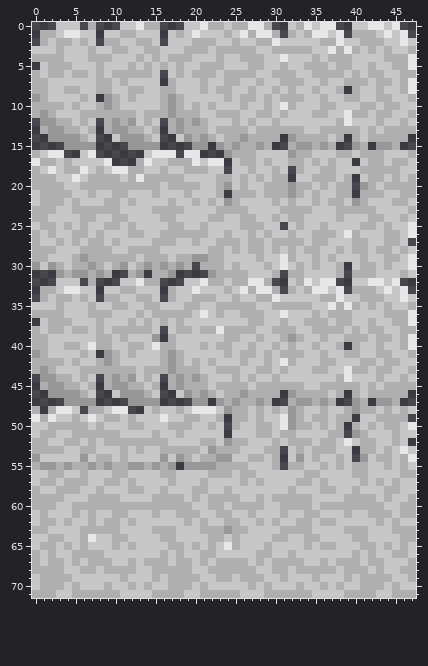
Sprite sheet: Graphics/Atlases/Gameplay/objects/StrawberryJam2021/loopBlock/tiles.png. That is the earlier state.
The file is 48x72 pixels.
The result:
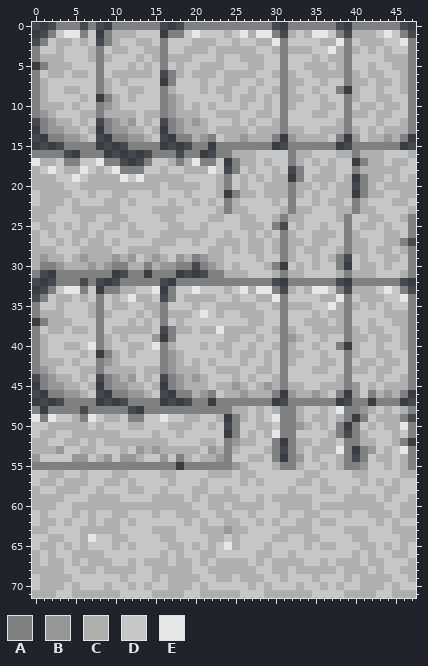
Palette (. is transparent): A #808080  B #979797  C #afafaf  D #c7c7c7  E #e7e7e7
Changes in this commit:
Changed rows in their new state; - is an unchanged pixel.
first column x 0:
 0 ---AAA-A--AAAAAA---AAAAAAAAAAA--AAAAAA--AAAAAA--
 1 -.A---A--AC------AA-----------A-------A-------A-
 2 -A-------A------A--------------A-------A-------A
 3 A-------A-------A--------------A-------A-------A
 4 A-------A-------A--------------A-------A-------A
 5 -A------A-------A--------------A-------A-------A
 6 A-------A--------A-------------A-------A-------A
 7 A-------A--------A-------------A-------A-------A
 8 A-------A-------A--------------A------A--------A
 9 A--------A------A--------------A-------A-------A
10 A-------A-------A--------------A-------A-------A
11 A-------A-------A--------------A-------A-------A
12 -A-------A-------A-------------A-------A-------A
13 -A-------A-------A-------------A-------A-------A
14 --AA------AA------AA--A-------A-------A-B---B-A-
15 ----AAAA----AAAA----AA-AAAAAAA--AAAAAA--AAAAAA--
16 AAAA--AAA-----.AAA-AA--AA-------A-------A-------
17 ----AA--EAA--.A---A--AAD-A------A--------A------
18 -----------AAA--------E--A-------A------A-------
19 -----------ED-----------A--------A-------A------
20 ------------------------A-------A--------A------
21 -------------------------A------A--------A------
22 ------------------------A-------A-------A-------
23 ------------------------A-------A-------A-------
24 -------------------------------A-------A-------A
25 ------------------------------A--------A-------A
26 -------------------------------A-------A-------A
27 -------------------------------A-------A------A-
28 -------------------------------A-------A-------A
29 -BCC------B-B--B--B-A----------A------A.-------A
30 CAABC----BAAC-A--BAA-AB-------A.------A--------A
31 A--AAAAAAA--AA-AAA----AA-------A-------A-------A
32 ---AAA-A---AAAAA--AAAAAAAAAAAA--AAAAAA--AAAAAA--
33 -.A---A--AA----E-A------------A-------A-------A-
34 -A------AD--E----A-C-----------A-------A-------A
35 A-------A-------A--D-----------A-------A-------A
36 A-------A-------A--------------A-------A-------A
37 -A------A-------A--------------A-------A-------A
38 A-------A--------A-------------A-------A-------A
39 A-------A--------A-------------A-------A-------A
40 A-------A-------A--------------A------A--------A
41 A--------A------A--------------A-------A-------A
42 A-------A-------A--------------A-------A-------A
43 A-------A-------A--------------A-------A-------A
44 -A-------A-------A-------------A-------A-------A
45 -A-------A-------A-------B---B-A-------AB------A
46 --AA------AA------AA--A-------A----B--A-B-A-B-A-
47 ----AAAA----AAAA----AA-AAAAAAA--AAAAAA--AA-AAA--
48 A-AAAA-AAAAA--AAAAAAAAAAA------AA-----EAAB-----A
49 -A----A-----AA-----------A----EAA------A-A----A-
50 -------------------------A-----AAB----A-A-----EA
51 -------------------------A-CD-EAA-----A-A------A
52 ------------------------AB-C--A.A------AA-----A-
53 ---B---------BCB--------A-----A-A-----EA-AB----A
54 -----B---B-BBC----A-----A-----A-A------A-A-----A
55 AAAAAAAAAAAAAAAAAA-AAAAAAB-----AA------AAB-----A
